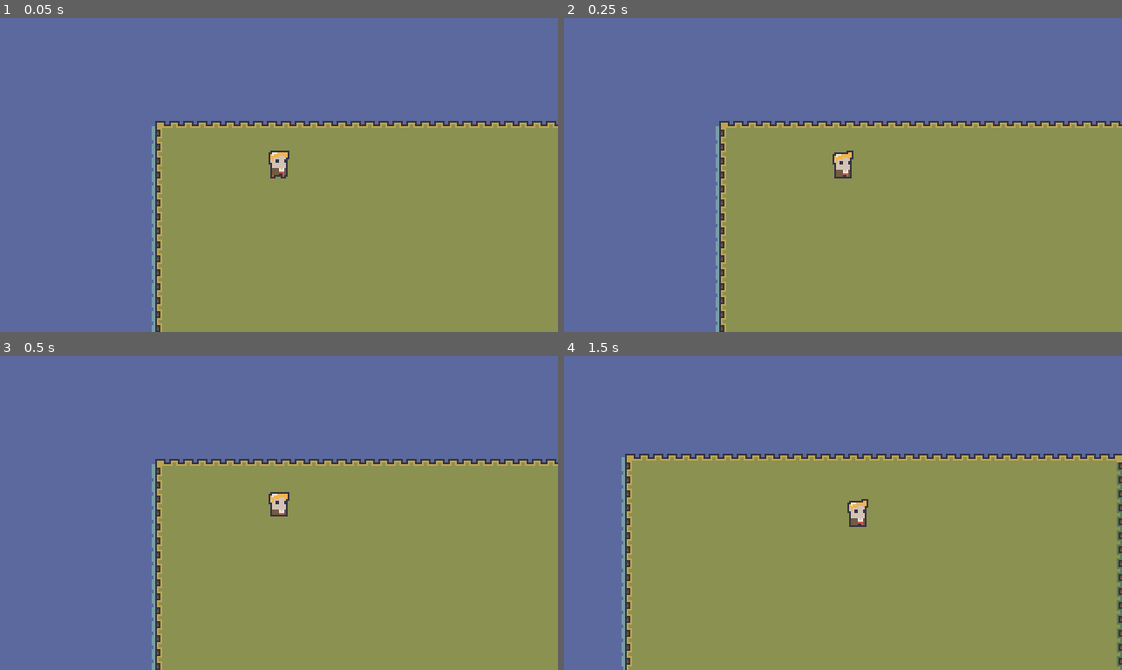
Above: before the commit, frames 1-4 (two rows, left to right).
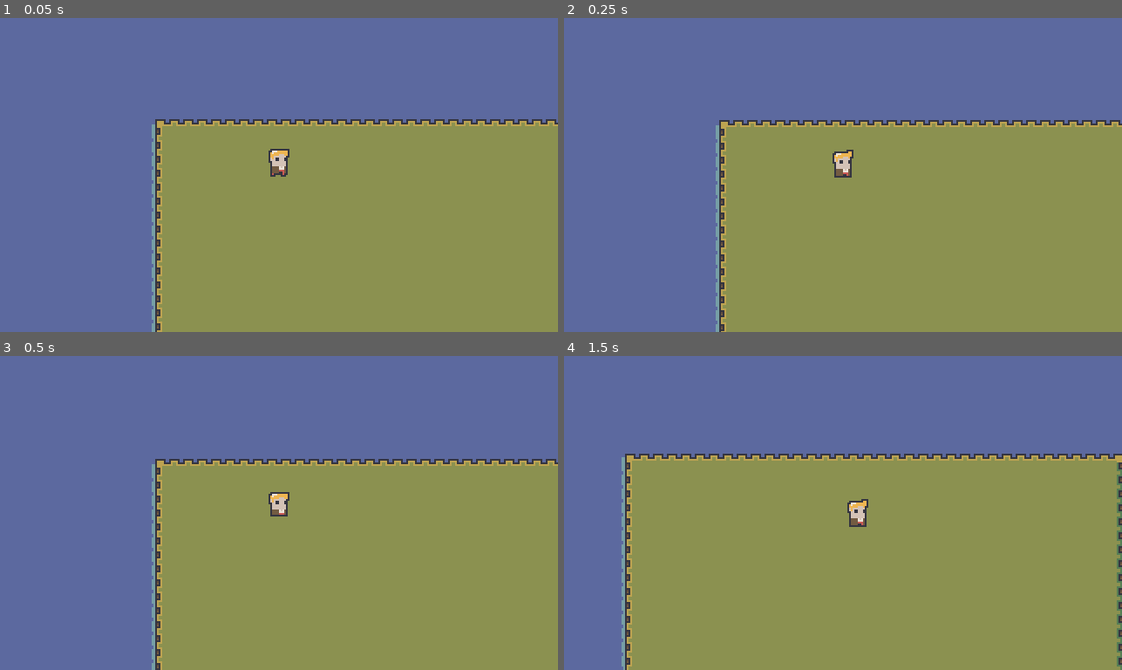
Above: after the commit, the same moments.

Repository: Janriz-Libres/project-sandbox
Game: Godot game, scene res://world.tscn
Same seed, same stepped clock (60 frames per second), same inputs: the game is played once before the commit and once after it.
Inputs:
- Up to frame 1 (0.05 s): no input
- Up to frame 2 (0.25 s): no input
- Up to frame 3 (0.5 s): no input
- Up to frame 4 (1.5 s): hold D (right) 0.53-1.28 s; hold S (down) from 1.28 s (still down)

The runs differ from the first frame. In frame 1, 1.6% of the frame differs, in the area x 27-100%, y 32-100%; in frame 2, 0.8%; in frame 3, nothing differs; in frame 4, nothing differs.

Commit message:
renamed forest tiles

Diff:
--- a/Player/player.tscn
+++ b/Player/player.tscn
@@ -1,7 +1,7 @@
 [gd_scene load_steps=20 format=3 uid="uid://b16wy1e51ik31"]
 
 [ext_resource type="Script" path="res://Player/player.gd" id="1_bwytu"]
-[ext_resource type="Texture2D" uid="uid://pdwuu8j1am22" path="res://Player/mPlayer_ [elf].png" id="1_w44yq"]
+[ext_resource type="Texture2D" uid="uid://pdwuu8j1am22" path="res://Player/player_elf.png" id="1_w44yq"]
 
 [sub_resource type="CapsuleShape2D" id="CapsuleShape2D_6wwjl"]
 radius = 2.0
--- a/world.tscn
+++ b/world.tscn
@@ -1,7 +1,7 @@
 [gd_scene load_steps=6 format=4 uid="uid://7ju7mpc0by18"]
 
 [ext_resource type="PackedScene" uid="uid://b16wy1e51ik31" path="res://Player/player.tscn" id="1_muh5j"]
-[ext_resource type="Texture2D" uid="uid://b3h6fxk0bi5lj" path="res://World/Forest/forest_.png" id="1_tpvnw"]
+[ext_resource type="Texture2D" uid="uid://b3h6fxk0bi5lj" path="res://World/Forest/forest.png" id="1_tpvnw"]
 
 [sub_resource type="TileMapPattern" id="TileMapPattern_1vbst"]
 tile_data = PackedInt32Array(0, 393216, 3, 65536, 393216, 4, 1, 458752, 3, 65537, 458752, 4, 2, 524288, 3, 65538, 524288, 4, 3, 589824, 3, 65539, 589824, 4)
@@ -339,7 +339,7 @@
 [node name="World" type="Node2D"]
 
 [node name="Camera2D" type="Camera2D" parent="."]
-position = Vector2(176, 136)
+position = Vector2(176, 137)
 position_smoothing_enabled = true
 
 [node name="TileMapLayer" type="TileMapLayer" parent="."]
Binary file added: NPCs/Silas/thief.png
Not shown, changed: NPCs/Silas/thief.png.import
Binary file added: NPCs/Silas/thief_hand.png
Not shown, added: NPCs/Silas/thief_hand.png.import
Renamed: Player/mPlayer_ [elf].png -> Player/player_elf.png
Not shown, changed: Player/player_elf.png.import
Renamed: World/Forest/forest_.png -> World/Forest/forest.png
Not shown, changed: World/Forest/forest.png.import
Renamed: World/Forest/forest_ [bridgeAnimatedTiles].png -> World/Forest/forest_bridge_animated.png
Not shown, added: World/Forest/forest_bridge_animated.png.import
Renamed: World/Forest/forest_ [bridgeHorizontal].png -> World/Forest/forest_bridge_horizontal.png
Not shown, changed: World/Forest/forest_bridge_horizontal.png.import
(and 10 more such lines)
